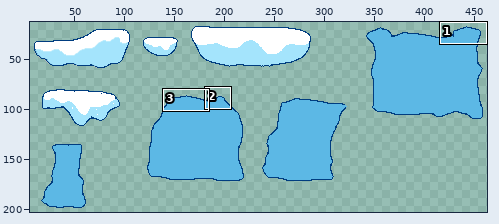
Edited in one commit: sprite sheet (Assets/Sprites/platforms.png). Above, an overview of the earlier version with the close-up marked.
Close-up. Before the commit:
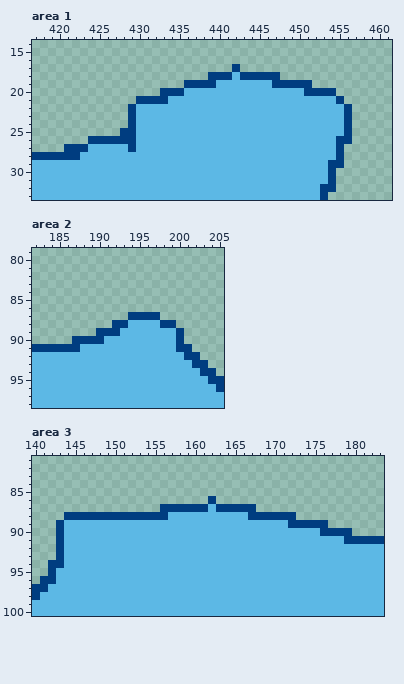
The file is 486x214 pixels. Shown: area 1: x 417..461, y 14..33; area 2: x 182..205, y 79..98; area 3: x 140..183, y 81..100. The wide view leaves out empty margins. The commit also changed other parts of the picture, which this record leaves out.
After the commit:
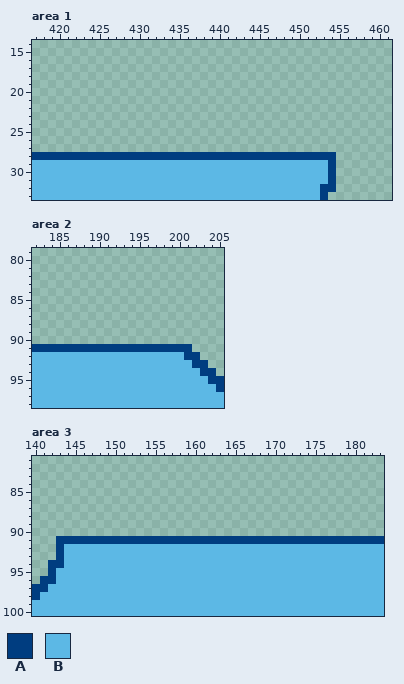
Palette (. is transparent): A #003d80  B #5cb8e5
Difference:
--- area 1
@@ x 417..461 @@
 16 .............................................
-17 .........................A...................
-18 ......................AAABAAAAA..............
-19 ...................AAAABBBBBBBAAAAA..........
-20 ................AAABBBBBBBBBBBBBBBAAAA.......
-21 .............AAAABBBBBBBBBBBBBBBBBBBBBA......
-22 ............ABBBBBBBBBBBBBBBBBBBBBBBBBBA.....
-23 ............ABBBBBBBBBBBBBBBBBBBBBBBBBBA.....
-24 ............ABBBBBBBBBBBBBBBBBBBBBBBBBBA.....
-25 ...........AABBBBBBBBBBBBBBBBBBBBBBBBBBA.....
-26 .......AAAAAABBBBBBBBBBBBBBBBBBBBBBBBBAA.....
-27 ....AAABBBBBABBBBBBBBBBBBBBBBBBBBBBBBBA......
-28 AAAAAABBBBBBBBBBBBBBBBBBBBBBBBBBBBBBBBA......
-29 BBBBBBBBBBBBBBBBBBBBBBBBBBBBBBBBBBBBBAA......
+17 .............................................
+18 .............................................
+19 .............................................
+20 .............................................
+21 .............................................
+22 .............................................
+23 .............................................
+24 .............................................
+25 .............................................
+26 .............................................
+27 .............................................
+28 AAAAAAAAAAAAAAAAAAAAAAAAAAAAAAAAAAAAAA.......
+29 BBBBBBBBBBBBBBBBBBBBBBBBBBBBBBBBBBBBBA.......
 30 BBBBBBBBBBBBBBBBBBBBBBBBBBBBBBBBBBBBBA.......
--- area 2
@@ x 182..205 @@
 86 ........................
-87 ............AAAA........
-88 ..........AABBBBAA......
-89 ........AAABBBBBBBA.....
-90 .....AAAABBBBBBBBBA.....
-91 AAAAAABBBBBBBBBBBBAA....
+87 ........................
+88 ........................
+89 ........................
+90 ........................
+91 AAAAAAAAAAAAAAAAAAAA....
 92 BBBBBBBBBBBBBBBBBBBAA...
--- area 3
@@ x 140..183 @@
  85 ............................................
- 86 ......................A.....................
- 87 ................AAAAAABAAAAA................
- 88 ....AAAAAAAAAAAAABBBBBBBBBBAAAAAA...........
- 89 ...ABBBBBBBBBBBBBBBBBBBBBBBBBBBBAAAAA.......
- 90 ...ABBBBBBBBBBBBBBBBBBBBBBBBBBBBBBBBAAAA....
- 91 ...ABBBBBBBBBBBBBBBBBBBBBBBBBBBBBBBBBBBAAAAA
+ 86 ............................................
+ 87 ............................................
+ 88 ............................................
+ 89 ............................................
+ 90 ............................................
+ 91 ...AAAAAAAAAAAAAAAAAAAAAAAAAAAAAAAAAAAAAAAAA
  92 ...ABBBBBBBBBBBBBBBBBBBBBBBBBBBBBBBBBBBBBBBB
